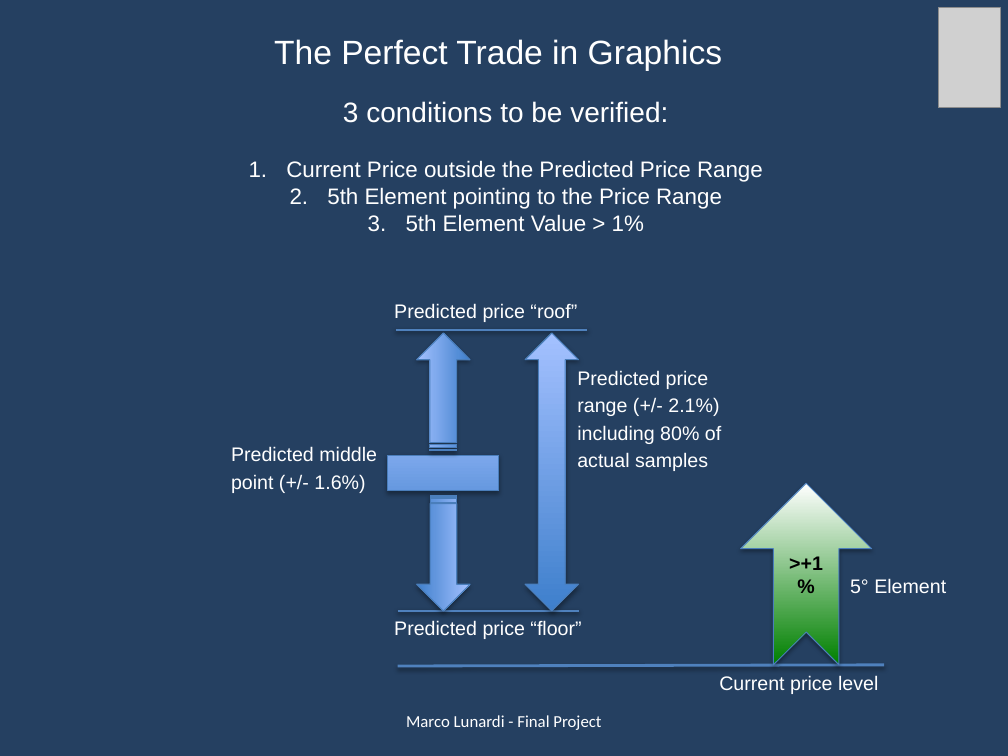
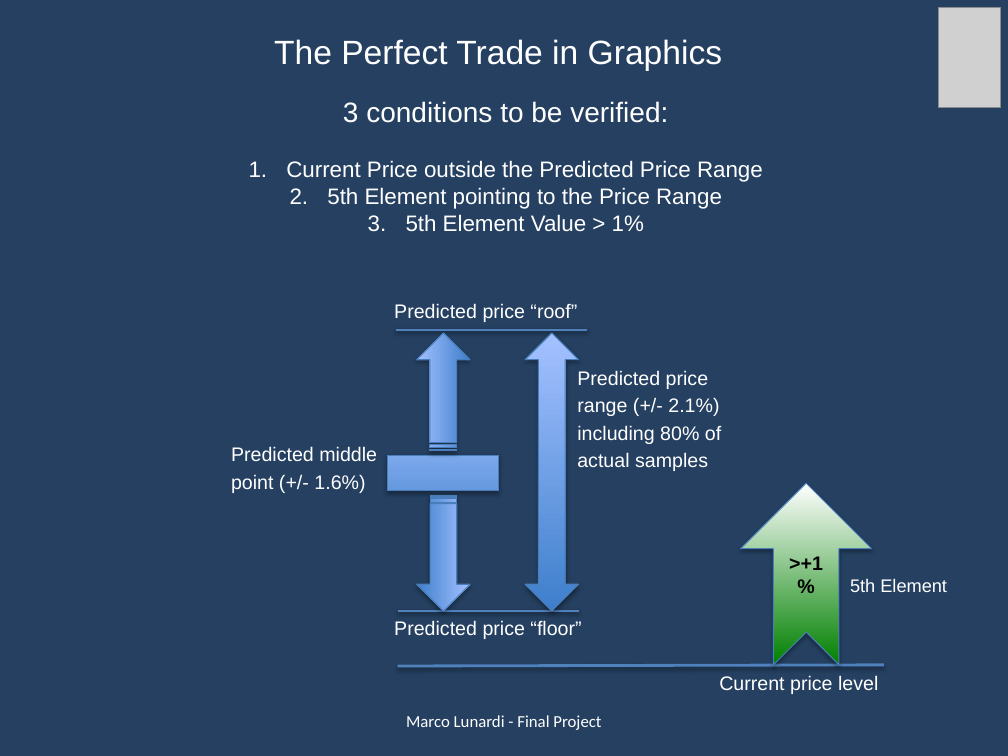
Before and after one commit to marcolunardi/metis, a slide deck: slide 7 of final_project/Metis Kojak.pptx. Drawn at 1008x756 pixels with LibreOffice and Linux fonts; fonts in the diff are those of the drawing; grey boxes stand for pictures. Boxes give left, top, right and bottom in pixels: in the first picture for what was removed or moved away, otherwise in the second. Text is boxed around its words. In the diff, an @@ line names an element or a change of style, - is before the commit and + after.

```diff
--- a/final_project/Metis Kojak.pptx
+++ b/final_project/Metis Kojak.pptx
@@ text at (x1=850, y1=578, x2=947, y2=592): text changed; size 14 to 12.9 pt @@
-5° Element
+5th Element
```
Also in this commit, not shown: 1 other file.
